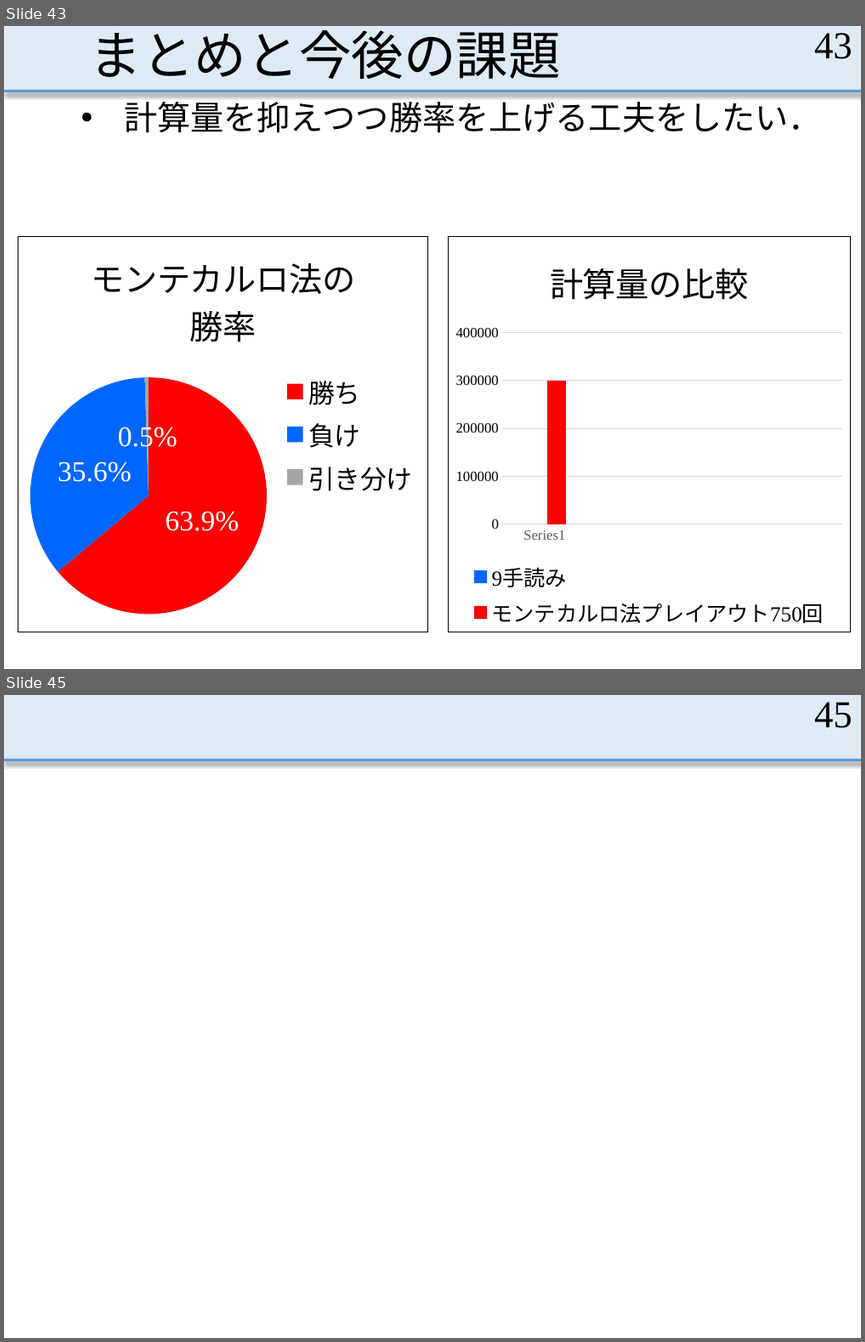
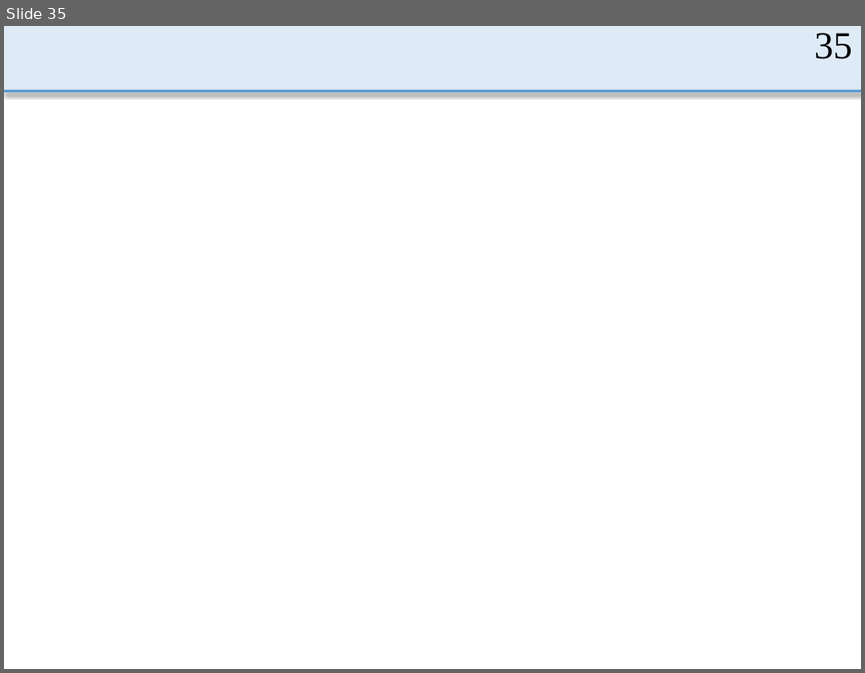
Before and after one commit to MasayaOda/SR, a slide deck: 190513oda.pptx. Shown one above the other, each under a label of ours: slides 43 and 45 before the commit, slide 35 after it; the slides between them are not shown. The pictures are 865x1342 and 865x673 pixels, drawn with LibreOffice and Linux fonts; fonts in the diff are those of the drawing. Boxes give left, top, right and bottom in pixels: in the first picture for what was removed or moved away, otherwise in the second. Text is boxed around its words. In the diff, an @@ line names an element or a change of style, - is before the commit and + after.

```diff
--- a/190513oda.pptx
+++ b/190513oda.pptx
@@ slide 43 removed at <box>4,26,861,669</box>, background #FFFFFF; not listed: 2 template elements that a slide beside it also shows @@
@@ title removed at <box>90,30,561,79</box> @@
-まとめと今後の課題
@@ page number removed at <box>814,33,852,59</box> @@
-43
@@ text removed at <box>124,96,822,133</box> @@
-• 計算量を抑えつつ勝率を上げる工夫をしたい．
@@ pie chart removed at <box>18,236,428,632</box> @@
-title "モンテカルロ法の 勝率"
-categories: 勝ち, 負け, 引き分け
-Series 1: 63.9, 35.6, 0.5
@@ column chart removed at <box>448,236,850,632</box> @@
-title "計算量の比較 "
-categories: 
-9手読み: 350000
-モンテカルロ法プレイアウト750回: 300000, -, -, -
@@ what was slide 45 is now slide 35 @@
@@ page number at <box>814,33,852,59</box>: text changed @@
-45
+35
```
Also in this commit, not shown: 12 slides changed, 12 slides added, 21 other slides removed.
